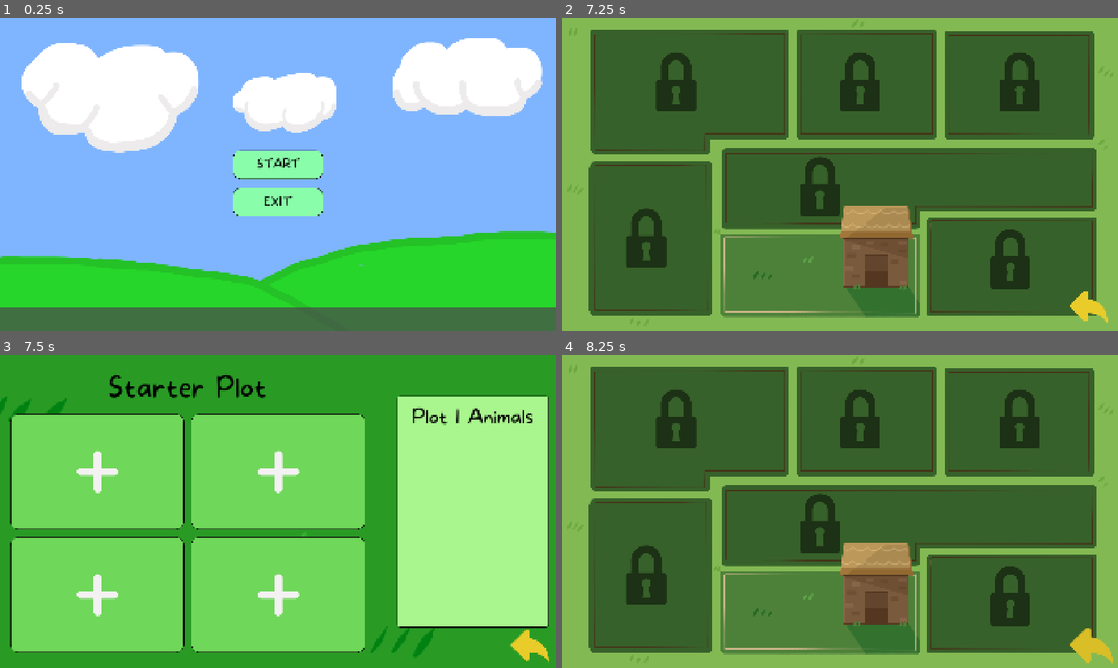
Above: before the commit, frames 1-4 (two rows, left to right).
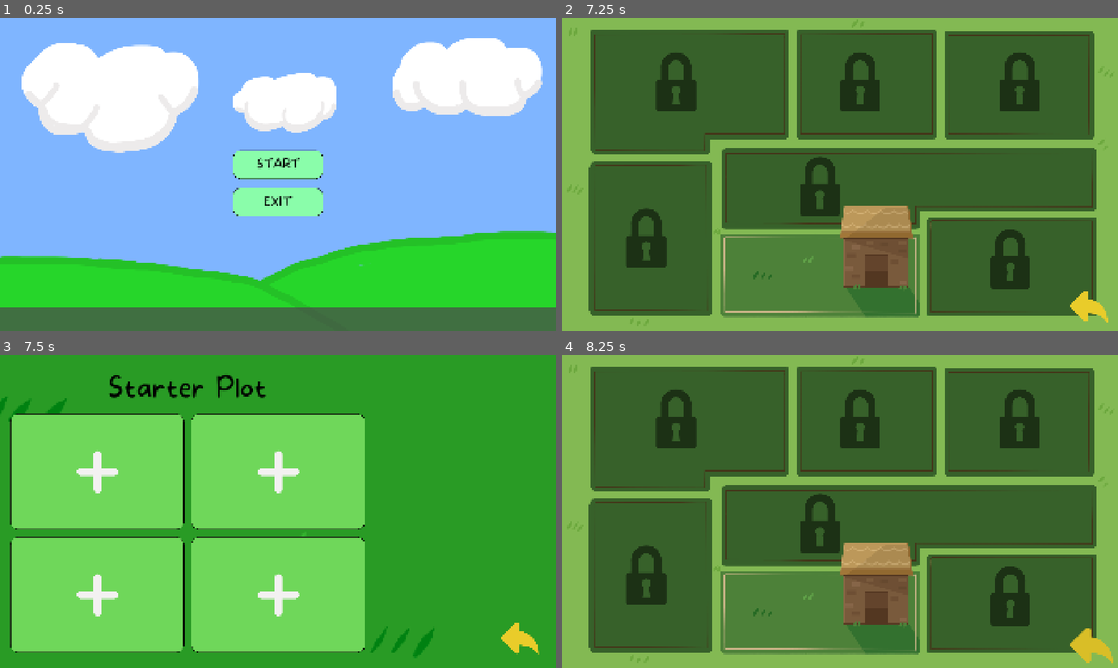
Above: after the commit, the same moments.

Repository: Gray-Alec58/gam-capstone
Game: Godot game, scene res://Scenes/start_screen.tscn
Two runs of this game, one before a commit and one after it. Both use one fixed random seed, a clock stepped at 60 frames per second and the inputs below.
Inputs (mouse positions are in pixels of both pictures, inside the frame that each line leads up to):
- Up to frame 1 (0.25 s): no input
- Up to frame 2 (7.25 s): click "START" at 0.5 s; click "MENU" at 1.25 s; click "SETTINGS" at 2 s; click "START" at 2.75 s; click "START" at 3.5 s; click (600, 77) at 4.25 s; click (600, 140) at 5 s; click (600, 199) at 5.75 s; click "Build" at 6.5 s
- Up to frame 3 (7.5 s): click (272, 605) at 7.25 s
- Up to frame 4 (8.25 s): click (1090, 646) at 8.02 s

Frames 1-2 are identical in both runs. In frame 3, 21% of the frame differs, in the area x 1-99%, y 12-99%; in frame 4, nothing differs.

Commit message:
Working back/forward movement between scenes

Diff:
--- a/Scenes/Global Scripts/GlobalScript.gd
+++ b/Scenes/Global Scripts/GlobalScript.gd
@@ -37,6 +37,11 @@
 			scene_history.append(current_path)
 	get_tree().change_scene_to_file(path)
 
+func get_previous_scene_path() -> String:
+	if scene_history.is_empty():
+		return ""
+	return scene_history.back()
+
 	#go back to previous scene
 func go_back() -> void:
 	if scene_history.is_empty():
--- a/Scenes/Scripts/build_scene_container.gd
+++ b/Scenes/Scripts/build_scene_container.gd
@@ -3,8 +3,9 @@
 func _on_plot_1_pressed() -> void:
 	%BuildWindowTab.visible = true
 
+#Back to previous scene
 func _on_back_arrow_text_b_pressed() -> void:
-	get_tree().change_scene_to_file("res://Scenes/Map_Scene.tscn")
+	GlobalScript.go_back()
 
 @onready var confirm_window: NinePatchRect = %ConfirmWindow
 @onready var question_label: Label = %QuestionLabel
--- a/Scenes/Scripts/map_bg.gd
+++ b/Scenes/Scripts/map_bg.gd
@@ -1,9 +1,14 @@
 extends Sprite2D
 
 
-#When starter plot is pressed goes to building scene
+#When starter plot is pressed goes to scene depending on previous scene
 func _on_starter_plot_text_b_pressed() -> void:
-	GlobalScript.open_scene("res://Scenes/Animal_Stats.tscn")
+	var previous_path = GlobalScript.get_previous_scene_path()
+	match previous_path:
+		"res://Scenes/office_scene.tscn":
+			GlobalScript.open_scene("res://Scenes/Animal_Stats.tscn")
+		"res://Scenes/computer_background.tscn":
+			GlobalScript.open_scene("res://Scenes/Building_Ui.tscn")
 
 #When back arrow is pressed goes to previous scene
 func _on_back_arrow_text_b_pressed() -> void:
